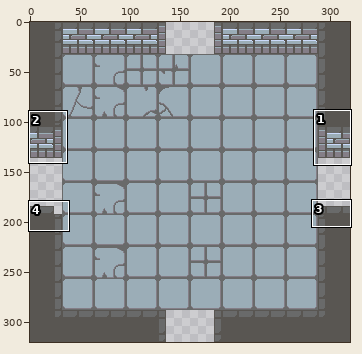
One commit to this pixel-art file: sprites/asprite_files/tilemap/tilemap.ase. Above: a wide view before the commit, with the close-up outlined.
Close-up. Old version:
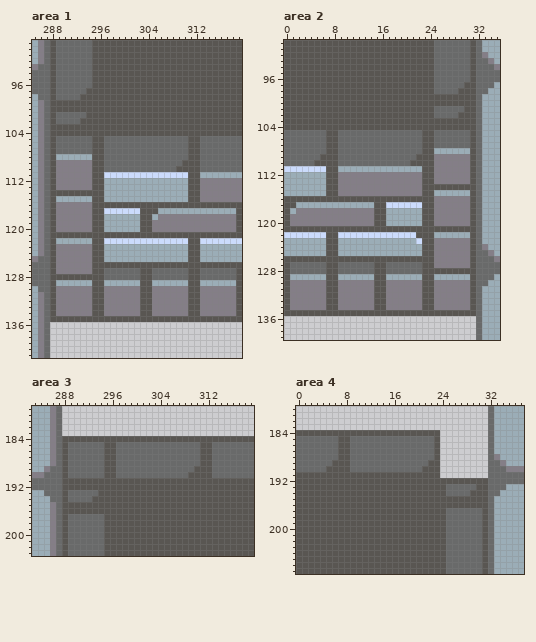
320x320 pixels, 1 frame. Shown: area 1: x 285..319, y 89..141; area 2: x 0..35, y 90..139; area 3: x 283..319, y 179..203; area 4: x 0..37, y 180..207. The commit also changed other parts of the picture, which this record leaves out.
New version:
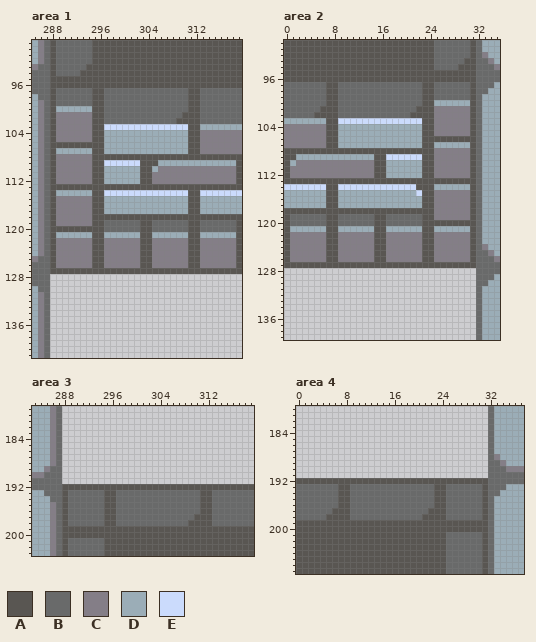
Palette (. is transparent): A #595652  B #696a6a  C #847e87  D #9badb7  E #cbdbfc
Edits made:
Changed rows in their new state; - is an unchanged pixel.
Area 1, layer "Layer 1":
first column x 288:
 93 ------A-------------------------
 94 -----AA-------------------------
 95 -AAAAAA-------------------------
 96 -AAAAAA-------------------------
 97 ------B--BBBBBBBBBBBBBB--BBBBBBB
 98 -----BB--BBBBBBBBBBBBBB--BBBBBBB
 99 -BBBBBB--BBBBBBBBBBBBBB--BBBBBBB
100 -DDDDDD--BBBBBBBBBBBBBB--BBBBBBB
101 -CCCCCC--BBBBBBBBBBBBB---BBBBBBB
102 -CCCCCC--BBBBBBBBBBBB----BBBBBBB
103 -CCCCCC--EEEEEEEEEEEEEE--DDDDDDD
104 -CCCCCC--DDDDDDDDDDDDDD--CCCCCCC
105 -CCCCCC--DDDDDDDDDDDDDD--CCCCCCC
106 -AAAAAA--DDDDDDDDDDDDDD--CCCCCCC
107 -DDDDDD--DDDDDDDDDDDDDD--CCCCCCC
108 -CCCCCC--AAAAAAAAAAAAAA--AAAAAAA
109 ---------EEEEEEAAADDDDDDDDDDDDDA
110 ---------DDDDDDAADCCCCCCCCCCCCCA
111 ---------DDDDDDAACCCCCCCCCCCCCCA
112 ---------------AACCCCCCCC------A
113 -AAAAAA--AAAAAAAAAAAAAA--AAAAAAA
114 -DDDDDD--EEEEEEEEEEEEEE--EEEEEEE
115 -CCCCCC------------------DDDDDDD
116 ---------DDDDDDDDDDDDDD--DDDDDDD
117 ---------DDDDDDDDD-----AA------D
118 ---------AAAAAA--AAAAAAAAAAAAAA-
119 ---------BBBBBB--BBBBBBAABBBBBB-
120 -AAAAAA--BBBBBB--BBBBBBAABBBBBB-
121 -DDDDDD--DDDDDD--DDDDDD--DDDDDD-
122 -CCCCCC--CCCCCCAACCCCCC--CCCCCCA
123 ---------CCCCCCAACCCCCC--CCCCCCA
124 ---------CCCCCCAACCCCCC--CCCCCCA
125 ---------CCCCCCAACCCCCC--CCCCCCA
126 ---------CCCCCC--CCCCCC--CCCCCC-
127 -AAAAAA--AAAAAA--AAAAAA--AAAAAA-
128 ................................
129 ................................
130 ................................
131 ................................
132 ................................
133 ................................
134 ................................
135 ................................
Area 2, layer "Layer 1":
first column x 0:
 93 ------------------------------A-
 94 -----------------------------AA-
 95 -------------------------AAAAAA-
 96 -------------------------AAAAAA-
 97 BBBBBBB--BBBBBBBBBBBBBB-------B-
 98 BBBBBBB--BBBBBBBBBBBBBB------BB-
 99 BBBBBBB--BBBBBBBBBBBBBB--BBBBBB-
100 BBBBBBB--BBBBBBBBBBBBBB--DDDDDD-
101 BBBBBB---BBBBBBBBBBBBB---CCCCCC-
102 BBBBB----BBBBBBBBBBBB----CCCCCC-
103 DDDDDDD--EEEEEEEEEEEEEE--CCCCCC-
104 CCCCCCC--DDDDDDDDDDDDDD--CCCCCC-
105 CCCCCCC--DDDDDDDDDDDDDD--CCCCCC-
106 CCCCCCC--DDDDDDDDDDDDDD--AAAAAA-
107 CCCCCCC--DDDDDDDDDDDDDD--DDDDDD-
108 AAAAAAA--AAAAAAAAAAAAAA--CCCCCC-
109 AADDDDDDDDDDDDDAAEEEEEE---------
110 ADCCCCCCCCCCCCCAADDDDDD---------
111 ACCCCCCCCCCCCCCAA---------------
112 ACCCCCCCC------AADDDDDD---------
113 AAAAAAA--AAAAAAAAAAAAAA--AAAAAA-
114 EEEEEEE--EEEEEEEEEEEEEA--DDDDDD-
115 ---------DDDDDDDDDDDDDE--CCCCCC-
116 DDDDDDD--DDDDDDDDDDDDDD---------
117 DD-----AA------DDDDDDDD---------
118 -AAAAAAAAAAAAAA--AAAAAA---------
119 -BBBBBBAABBBBBB--BBBBBB---------
120 -BBBBBBAABBBBBB--BBBBBB--AAAAAA-
121 -DDDDDD--DDDDDD--DDDDDD--DDDDDD-
122 ACCCCCC--CCCCCCAACCCCCC--CCCCCC-
123 ACCCCCC--CCCCCCAACCCCCC---------
124 ACCCCCC--CCCCCCAACCCCCC---------
125 ACCCCCC--CCCCCCAACCCCCC---------
126 -CCCCCC--CCCCCC--CCCCCC---------
127 -AAAAAA--AAAAAA--AAAAAA--AAAAAA-
128 ................................
129 ................................
130 ................................
131 ................................
132 ................................
133 ................................
134 ................................
135 ................................
Area 3, layer "Layer 1":
first column x 288:
184 ................................
185 ................................
186 ................................
187 ................................
188 ................................
189 ................................
190 ................................
191 ................................
193 ------B--BBBBBBBBBBBBBB--BBBBBBB
194 -----BB--BBBBBBBBBBBBBB--BBBBBBB
195 -BBBBBB--BBBBBBBBBBBBBB--BBBBBBB
196 -BBBBBB--BBBBBBBBBBBBBB--BBBBBBB
197 ---------BBBBBBBBBBBBB---BBBBBBB
198 ---------BBBBBBBBBBBB----BBBBBBB
199 -AAAAAA-------------------------
200 -AAAAAA-------------------------
Area 4, layer "Layer 1":
first column x 0:
184 ........................-------
185 ........................-------
186 ........................-------
187 ........................-------
188 ........................-------
189 ........................-------
190 ........................-------
191 ........................-------
193 BBBBBBB--BBBBBBBBBBBBBB-------B
194 BBBBBBB--BBBBBBBBBBBBBB------BB
195 BBBBBBB--BBBBBBBBBBBBBB--BBBBBB
196 BBBBBBB--BBBBBBBBBBBBBB--BBBBBB
197 BBBBBB---BBBBBBBBBBBBB---------
198 BBBBB----BBBBBBBBBBBB----------
199 -------------------------AAAAAA
200 -------------------------AAAAAA
